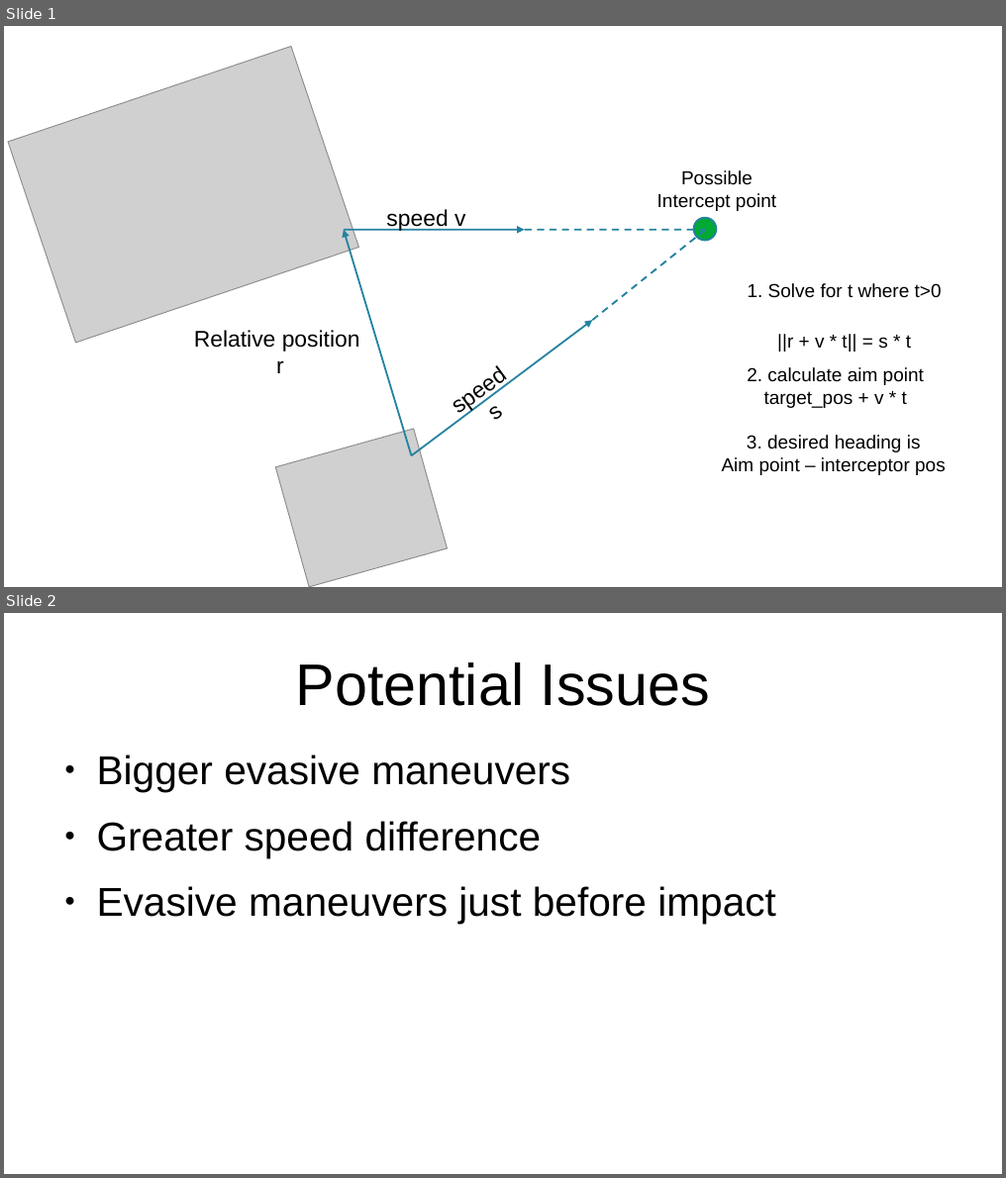
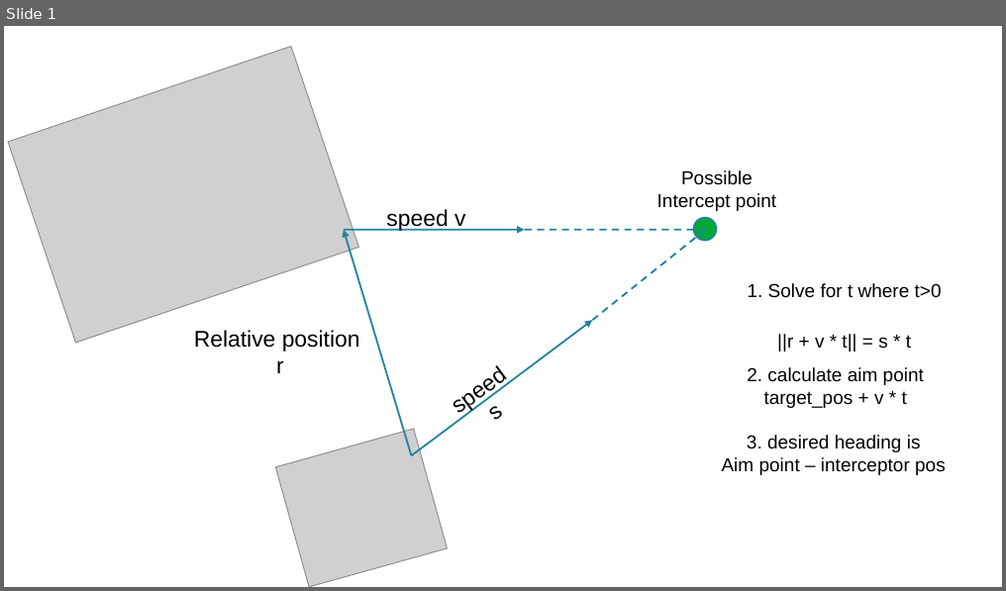
Before and after one commit to make-ing/coding_interview_rust, a slide deck: docu/lead_pursuit_strategy.odp. Shown one above the other, each under a label of ours: slides 1 and 2 before the commit, slide 1 after it. The pictures are 1006x1178 and 1006x591 pixels, drawn with LibreOffice and Linux fonts; fonts in the diff are those of the drawing; grey boxes stand for pictures. Boxes give left, top, right and bottom in pixels: in the first picture for what was removed or moved away, otherwise in the second. Text is boxed around its words. In the diff, an @@ line names an element or a change of style, - is before the commit and + after.

Commit message:
docs: update on pottential issues

```diff
--- a/docu/lead_pursuit_strategy.odp
+++ b/docu/lead_pursuit_strategy.odp
@@ slide 2 removed at (4,613,1002,1174), background #FFFFFF @@
@@ title removed at (296,663,710,706) @@
-Potential Issues
@@ text removed at (97,755,776,924) @@
-● Bigger evasive maneuvers
-● Greater speed difference
-● Evasive maneuvers just before impact
```
Also in this commit, not shown: 1 slide added, 1 other file.
